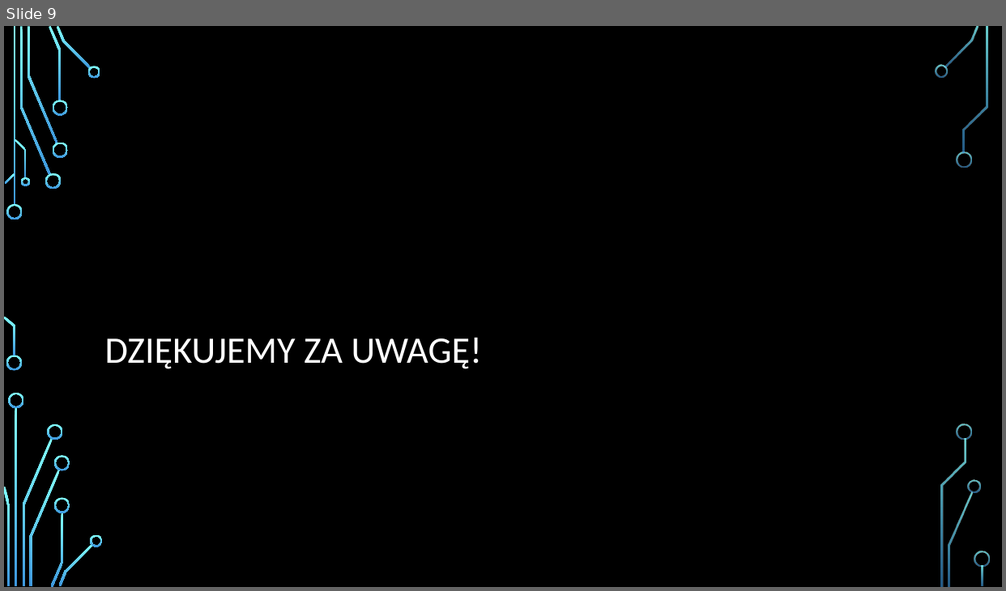
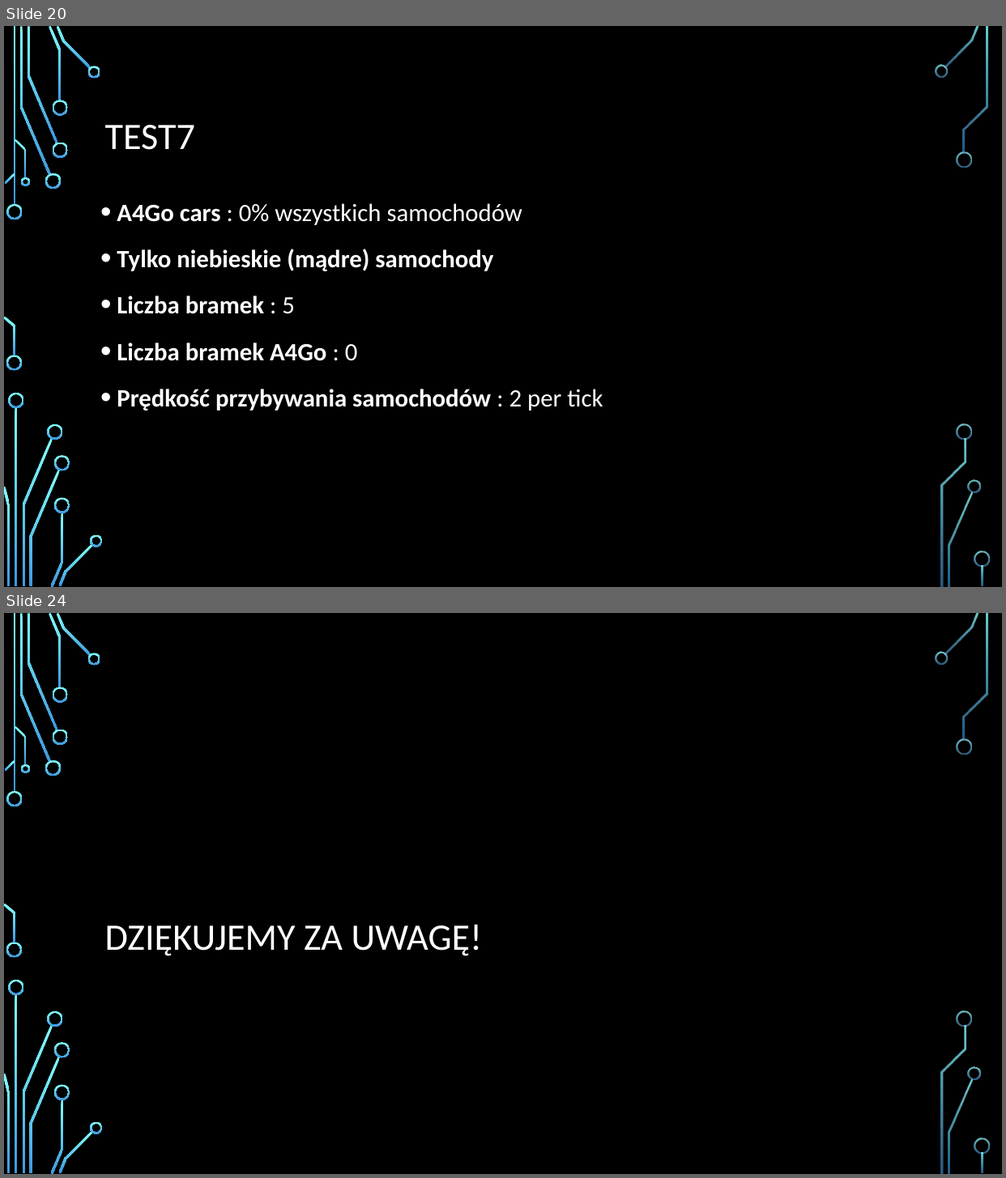
Before and after one commit to zurus93/ExpresswaySimulation, a slide deck: ExpresswaySimulation/doc/Prezentacja_finalna.pptx. Shown one above the other, each under a label of ours: slide 9 before the commit, slides 20 and 24 after it; the slides between them are not shown. The pictures are 1006x591 and 1006x1178 pixels, drawn with LibreOffice and Linux fonts; fonts in the diff are those of the drawing; background and template pictures are left out. Boxes give left, top, right and bottom in pixels: in the first picture for what was removed or moved away, otherwise in the second. Text is boxed around its words. In the diff, an @@ line names an element or a change of style, - is before the commit and + after.

```diff
--- a/ExpresswaySimulation/doc/Prezentacja_finalna.pptx
+++ b/ExpresswaySimulation/doc/Prezentacja_finalna.pptx
@@ slide 20 added at box(4, 26, 1002, 587), background picture (left out); not listed: 36 template elements that a slide beside it also shows @@
@@ title added at box(105, 125, 195, 150), 36 pt, text #FFFFFF @@
+TEST7
@@ text added at box(117, 203, 603, 411), 24 pt, text #FFFFFF, bold @@
+• A4Go cars : 0% wszystkich samochodów
+• Tylko niebieskie (mądre) samochody
+• Liczba bramek : 5
+• Liczba bramek A4Go : 0
+• Prędkość przybywania samochodów : 2 per tick
@@ what was slide 9 is now slide 24 @@
```
Also in this commit, not shown: 2 slides changed, 18 other slides added, 4 slides removed, 28 other files.
